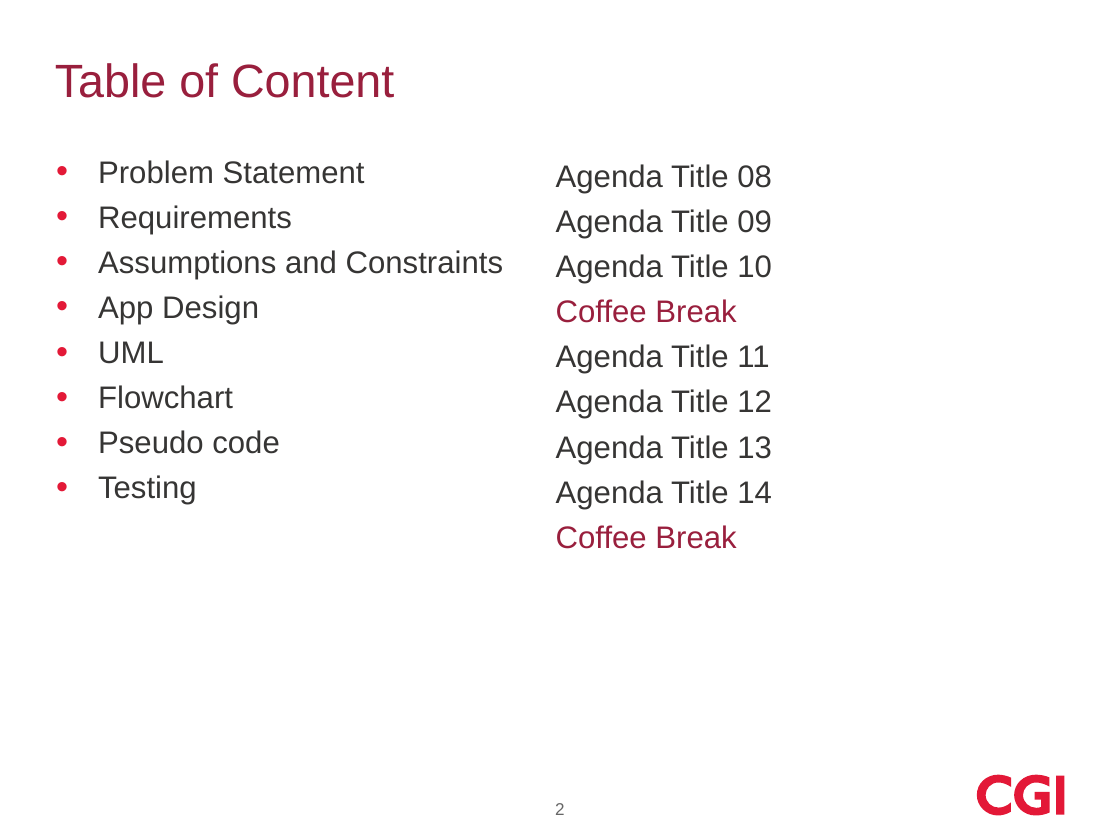
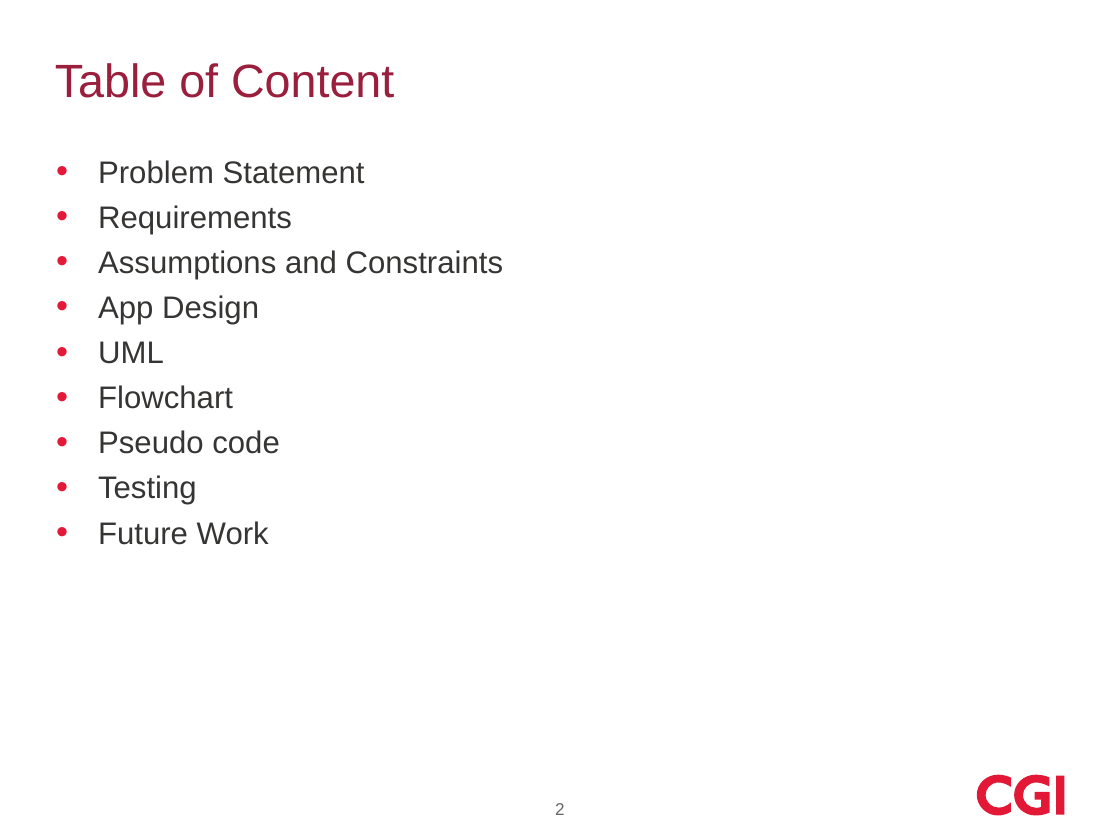
Before and after one commit to ChaseCGI/GoingGreen, a slide deck: slide 2 of Going Green Presentation.pptx. Drawn at 1120x840 pixels with LibreOffice and Linux fonts; fonts in the diff are those of the drawing; background and template pictures are left out. Boxes give left, top, right and bottom in pixels: in the first picture for what was removed or moved away, otherwise in the second. Text is boxed around its words. In the diff, an @@ line names an element or a change of style, - is before the commit and + after.

Commit message:
Updated PowerPoint Presentation
I have made some more changes to the PowerPoint Presentation. i have
added the app diagram slides and edited the table of content. The
PowerPoint is still a work in progress.

```diff
--- a/Going Green Presentation.pptx
+++ b/Going Green Presentation.pptx
@@ text removed at <box>556,164,772,549</box> @@
-Agenda Title 08
-Agenda Title 09
-Agenda Title 10
-Coffee Break
-Agenda Title 11
-Agenda Title 12
-Agenda Title 13
-Agenda Title 14
-Coffee Break
@@ text at <box>98,521,269,545</box>: paragraph added @@
+• Future Work
```
Also in this commit, not shown: 15 slides added, 5 slides removed.
